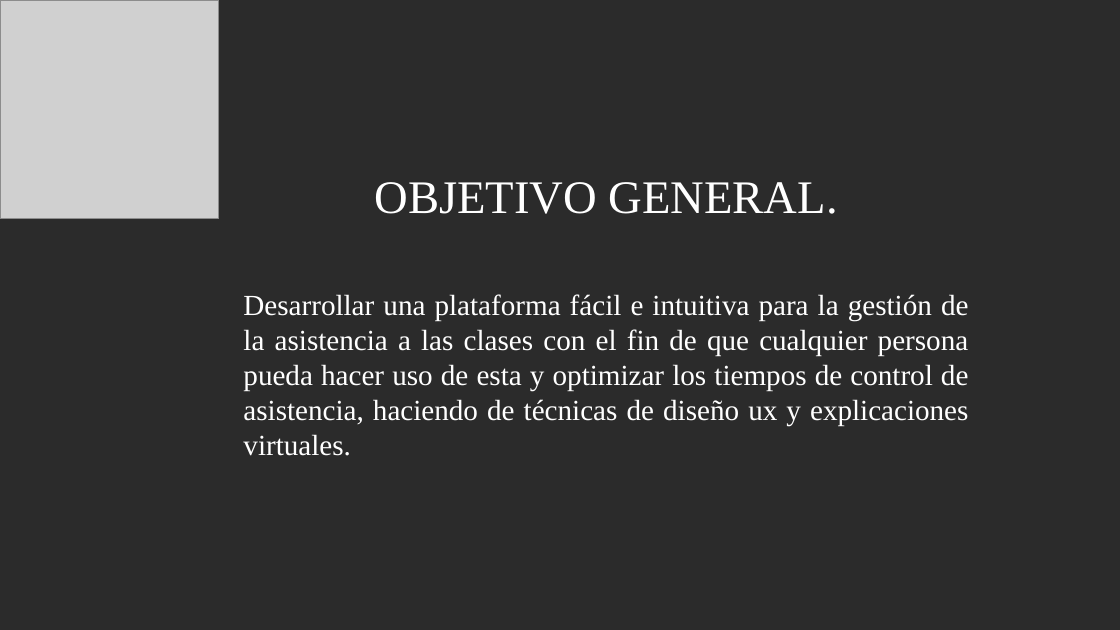
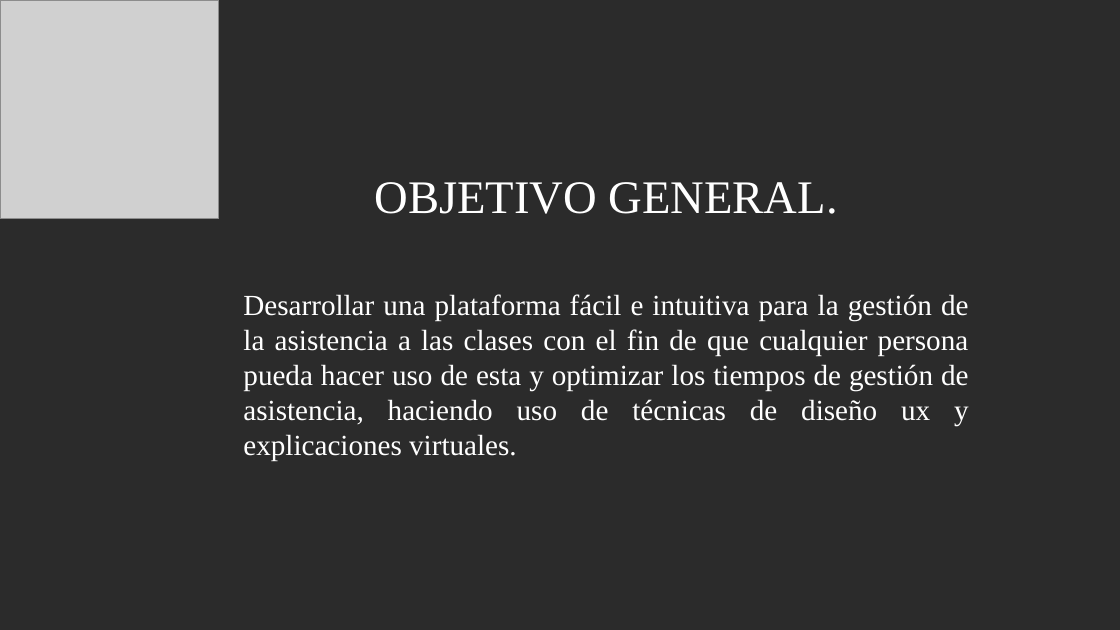
Before and after one commit to Qrlean/Proyecto, a slide deck: slide 4 of QR LEANpptx.pptx. Drawn at 1120x630 pixels with LibreOffice and Linux fonts; fonts in the diff are those of the drawing; grey boxes stand for pictures; background and template pictures are left out; a plain dark background stands for a picture behind light text. Boxes give left, top, right and bottom in pixels: in the first picture for what was removed or moved away, otherwise in the second. Text is boxed around its words. In the diff, an @@ line names an element or a change of style, - is before the commit and + after.

```diff
--- a/QR LEANpptx.pptx
+++ b/QR LEANpptx.pptx
@@ text at <box>243,294,969,461</box>: text changed @@
-Desarrollar una plataforma fácil e intuitiva para la gestión de la asistencia a las clases con el fin de que cualquier persona pueda hacer uso de esta y optimizar los tiempos de control de asistencia, haciendo de técnicas de diseño ux y explicaciones virtuales.
+Desarrollar una plataforma fácil e intuitiva para la gestión de la asistencia a las clases con el fin de que cualquier persona pueda hacer uso de esta y optimizar los tiempos de gestión de asistencia, haciendo uso de técnicas de diseño ux y explicaciones virtuales.
```
Also in this commit, not shown: 3 other slides changed, 1 other file.
